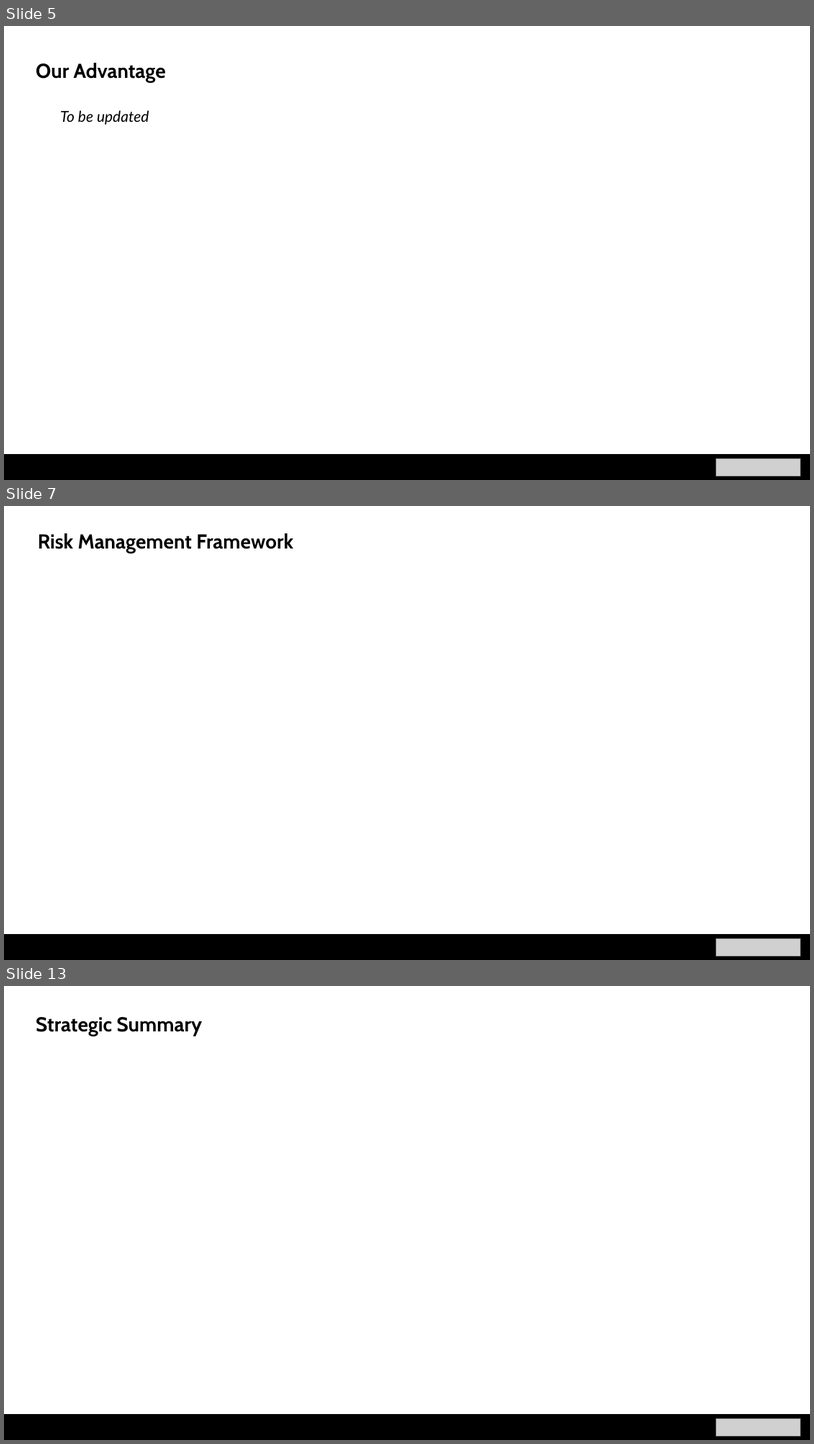
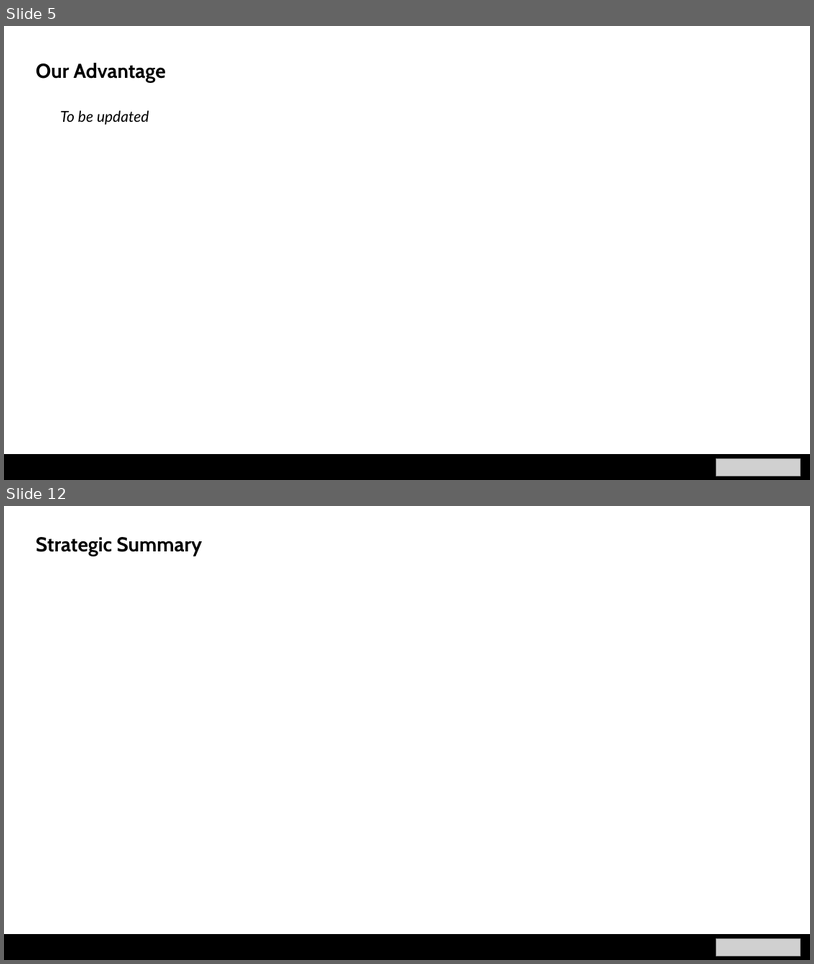
Before and after one commit to nicklewis-16/applied_algo_final, a slide deck: project_presentation.pptx. Shown one above the other, each under a label of ours: slides 5, 7 and 13 before the commit, slides 5 and 12 after it; the slides between them are not shown. The pictures are 814x1444 and 814x964 pixels, drawn with LibreOffice and Linux fonts; fonts in the diff are those of the drawing; grey boxes stand for pictures. Boxes give left, top, right and bottom in pixels: in the first picture for what was removed or moved away, otherwise in the second. Text is boxed around its words. In the diff, an @@ line names an element or a change of style, - is before the commit and + after.

```diff
--- a/project_presentation.pptx
+++ b/project_presentation.pptx
@@ slide 7 removed at <box>4,506,810,960</box>, background #FFFFFF @@
@@ text removed at <box>38,533,293,553</box> @@
-Risk Management Framework
@@ rectangle removed at <box>4,934,810,960</box> @@
@@ picture removed at <box>717,939,801,955</box> @@
@@ what was slide 13 is now slide 12 @@
```
Also in this commit, not shown: 6 slides changed, 1 other file.
